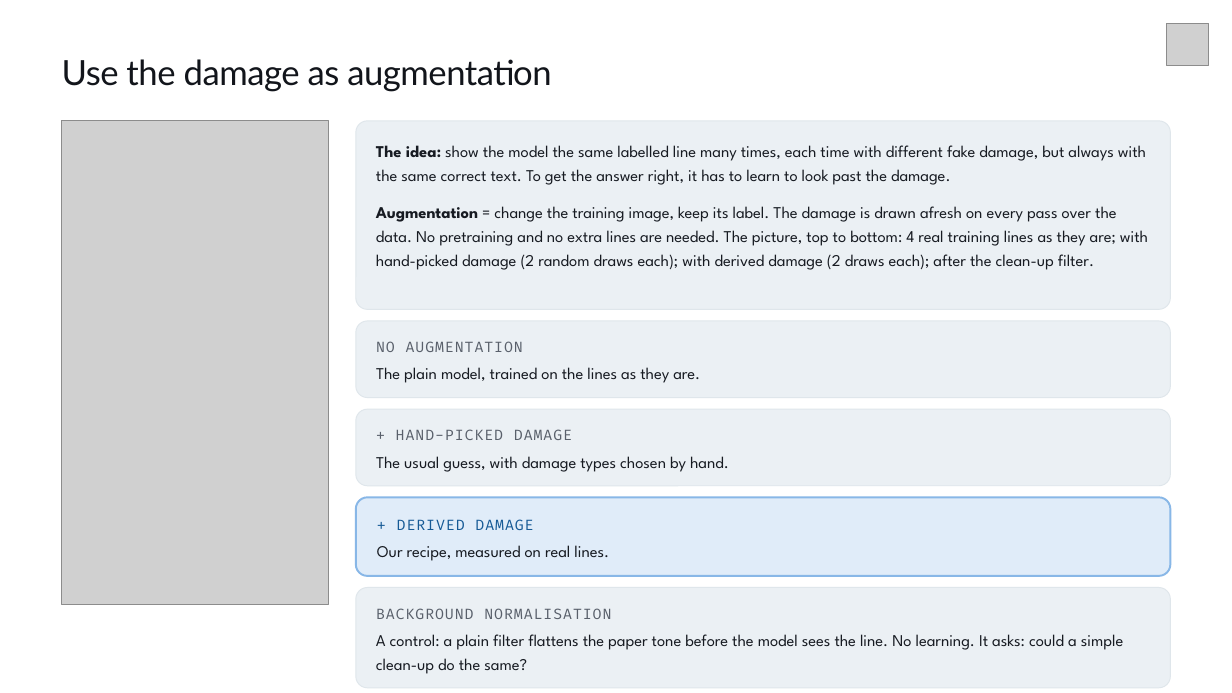
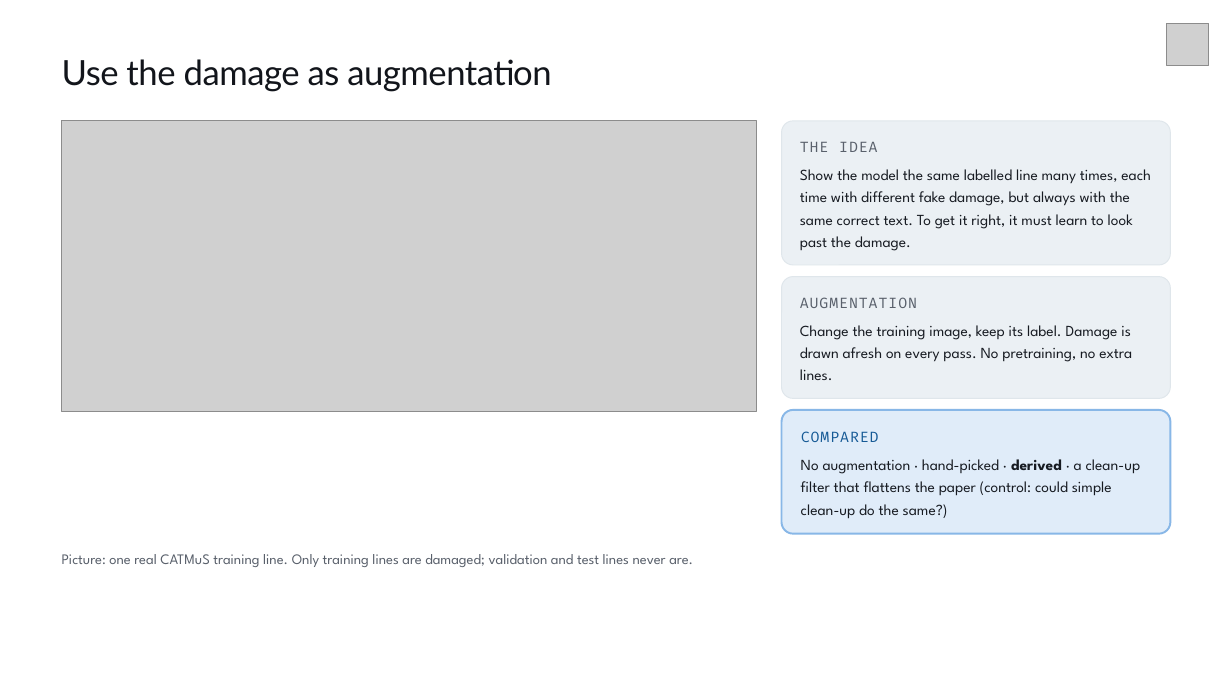
Before and after one commit to Greninja34/learn_what_to_ignore, a slide deck: slide 34 of capstone/reviews/review3/deck/out/review3.pptx. Drawn at 1232x693 pixels with LibreOffice and Linux fonts; fonts in the diff are those of the drawing; grey boxes stand for pictures. Boxes give left, top, right and bottom in pixels: in the first picture for what was removed or moved away, otherwise in the second. Text is boxed around its words. In the diff, an @@ line names an element or a change of style, - is before the commit and + after.

Commit message:
Deck: redraw augmentation slide with one readable CATMuS line, fix overflow; drop slide reference

```diff
--- a/capstone/reviews/review3/deck/out/review3.pptx
+++ b/capstone/reviews/review3/deck/out/review3.pptx
@@ picture: place and size @@
-picture at <box>62,121,329,604</box>
+picture at <box>62,121,757,412</box>
@@ rounded rectangle: place and size @@
-rounded rectangle at <box>356,121,1171,310</box>
+rounded rectangle at <box>782,121,1171,265</box>
@@ rounded rectangle at <box>782,121,1171,265</box>: proportions changed @@
@@ text added at <box>800,142,877,152</box>, 11.2 pt, text #59606B @@
+THE IDEA
@@ text at <box>800,169,1151,251</box>: text changed; size 12.8 to 12 pt @@
-The idea: show the model the same labelled line many times, each time with different fake damage, but always with the same correct text. To get the answer right, it has to learn to look past the damage.
+Show the model the same labelled line many times, each time with different fake damage, but always with the same correct text. To get it right, it must learn to look past the damage.
@@ text removed at <box>376,206,1148,270</box> @@
-Augmentation = change the training image, keep its label. The damage is drawn afresh on every pass over the data. No pretraining and no extra lines are needed. The picture, top to bottom: 4 real training lines as they are; with hand-picked damage (2 random draws each); with derived damage (2 draws each); after the clean-up filter.
@@ rounded rectangle at <box>782,276,1171,398</box>: proportions changed @@
@@ rounded rectangle: place and size @@
-rounded rectangle at <box>356,321,1171,397</box>
+rounded rectangle at <box>782,276,1171,398</box>
@@ text at <box>800,297,917,308</box>: text changed @@
-NO AUGMENTATION
+AUGMENTATION
@@ text at <box>800,325,1132,380</box>: text changed; size 12.8 to 12 pt @@
-The plain model, trained on the lines as they are.
+Change the training image, keep its label. Damage is drawn afresh on every pass. No pretraining, no extra lines.
@@ rounded rectangle: place and size @@
-rounded rectangle at <box>356,409,1171,486</box>
+rounded rectangle at <box>782,410,1171,534</box>
@@ rounded rectangle at <box>782,410,1171,534</box>: fill #EBF0F4 to #E0ECF9; outline #DFE6EB 0.75 pt to #88B7E7 1.5 pt; proportions changed @@
@@ text at <box>801,431,879,442</box>: text changed; text colour #59606B to #165A96 @@
-+ HAND-PICKED DAMAGE
+COMPARED
@@ text at <box>801,459,1141,519</box>: text changed; size 12.8 to 12 pt @@
-The usual guess, with damage types chosen by hand.
+No augmentation · hand-picked · derived · a clean-up filter that flattens the paper (control: could simple clean-up do the same?)
@@ rounded rectangle removed at <box>356,497,1171,576</box> @@
@@ text removed at <box>397,519,533,530</box> @@
-+ DERIVED DAMAGE
@@ text added at <box>62,554,693,567</box>, 11.2 pt, text #59606B @@
+Picture: one real CATMuS training line. Only training lines are damaged; validation and test lines never are.
@@ text removed at <box>377,545,609,561</box> @@
-Our recipe, measured on real lines.
@@ rounded rectangle removed at <box>356,588,1171,689</box> @@
@@ text removed at <box>376,608,611,619</box> @@
-BACKGROUND NORMALISATION
@@ text removed at <box>376,634,1123,674</box> @@
-A control: a plain filter flattens the paper tone before the model sees the line. No learning. It asks: could a simple clean-up do the same?
```
Also in this commit, not shown: 1 other slide changed, 4 other files.
